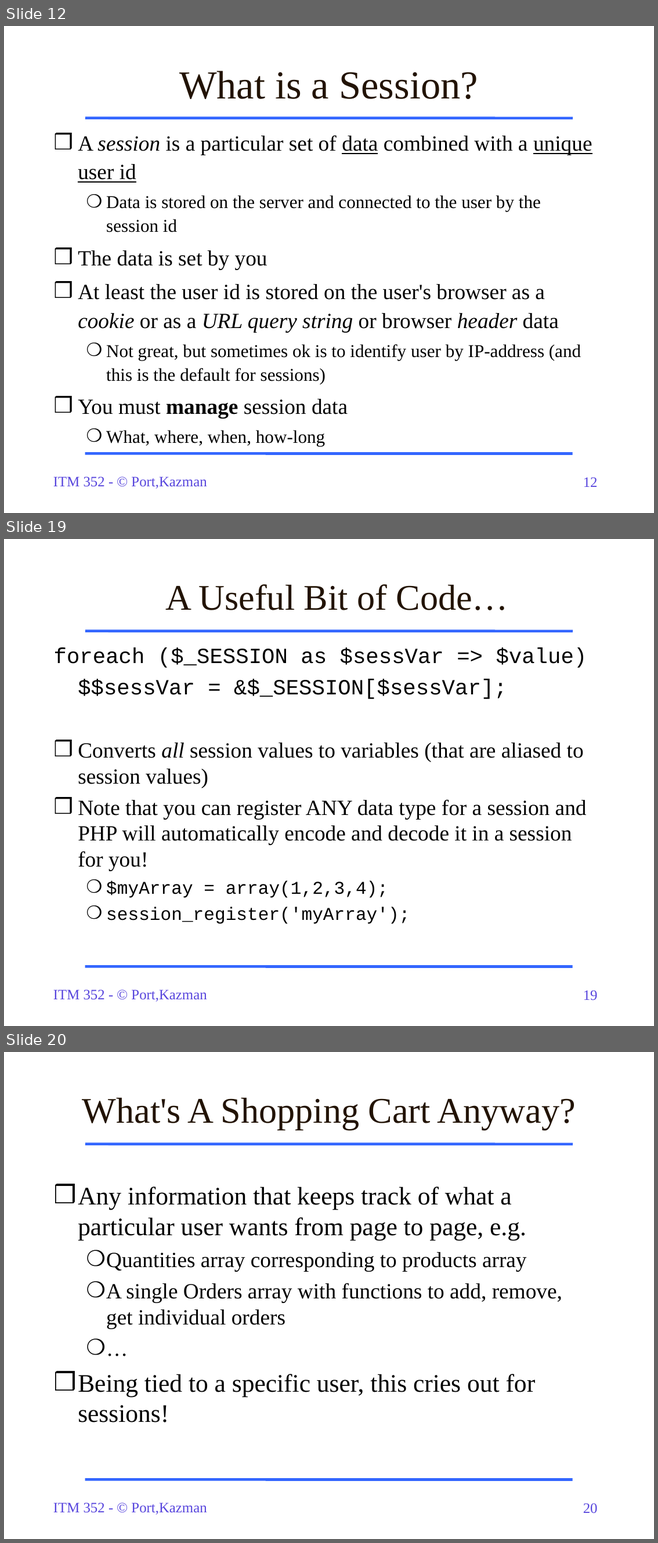
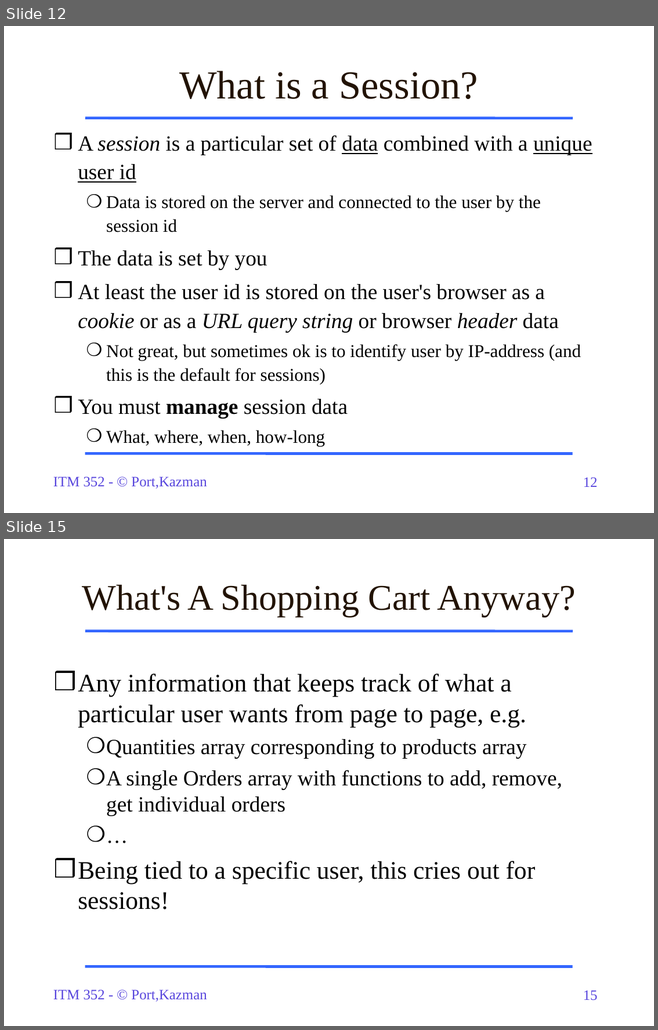
Before and after one commit to dport96/ITM352, a slide deck: morea/170.Cookies-Sessions/ITM352_Cookies_Sessions.ppt. Shown one above the other, each under a label of ours: slides 12, 19 and 20 before the commit, slides 12 and 15 after it; the slides between them are not shown. The pictures are 658x1543 and 658x1030 pixels, drawn with LibreOffice and Linux fonts; fonts in the diff are those of the drawing. Boxes give left, top, right and bottom in pixels: in the first picture for what was removed or moved away, otherwise in the second. Text is boxed around its words. In the diff, an @@ line names an element or a change of style, - is before the commit and + after.

```diff
--- a/morea/170.Cookies-Sessions/ITM352_Cookies_Sessions.ppt
+++ b/morea/170.Cookies-Sessions/ITM352_Cookies_Sessions.ppt
@@ slide 19 removed at <box>4,539,654,1026</box>, background #FFFFFF; not listed: 4 template elements that a slide beside it also shows @@
@@ text removed at <box>166,584,508,610</box> @@
-A Useful Bit of Code…
@@ text removed at <box>54,648,587,924</box> @@
-foreach ($_SESSION as $sessVar => $value)
-$$sessVar = &$_SESSION[$sessVar];
-❒ Converts all session values to variables (that are aliased to session values)
-❒ Note that you can register ANY data type for a session and PHP will automatically encode and decode it in a session for you!
-  ❍ $myArray = array(1,2,3,4);
-  ❍ session_register('myArray');
@@ what was slide 20 is now slide 15 @@
@@ page number at <box>583,990,597,1001</box>: text changed @@
-20
+15
```
Also in this commit, not shown: 6 slides changed, 2 slides added, 7 other slides removed, 1 other file.
